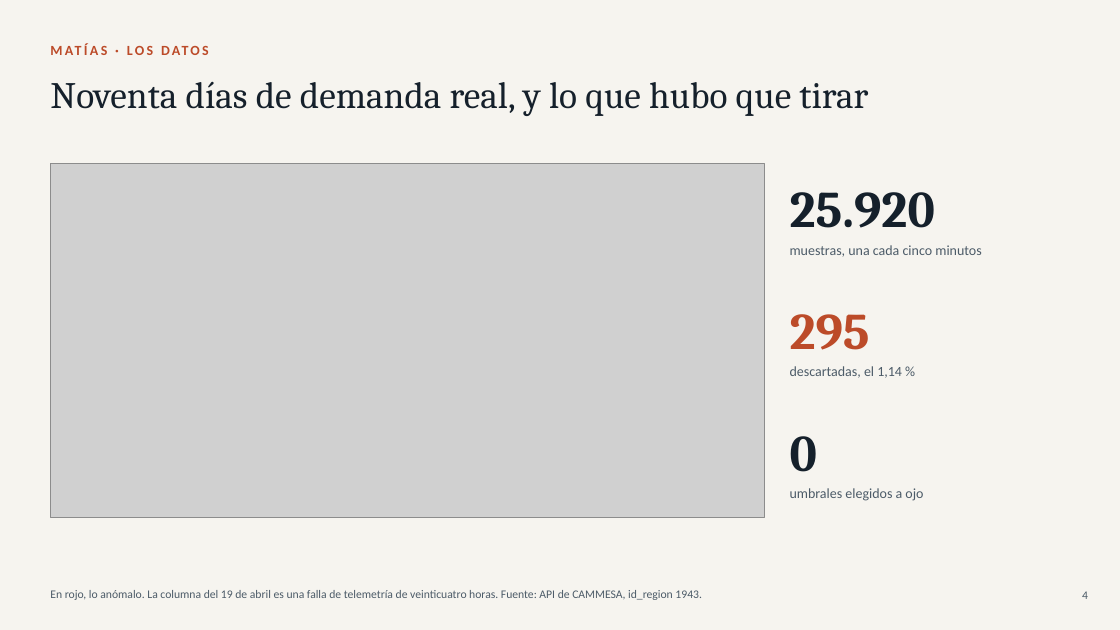
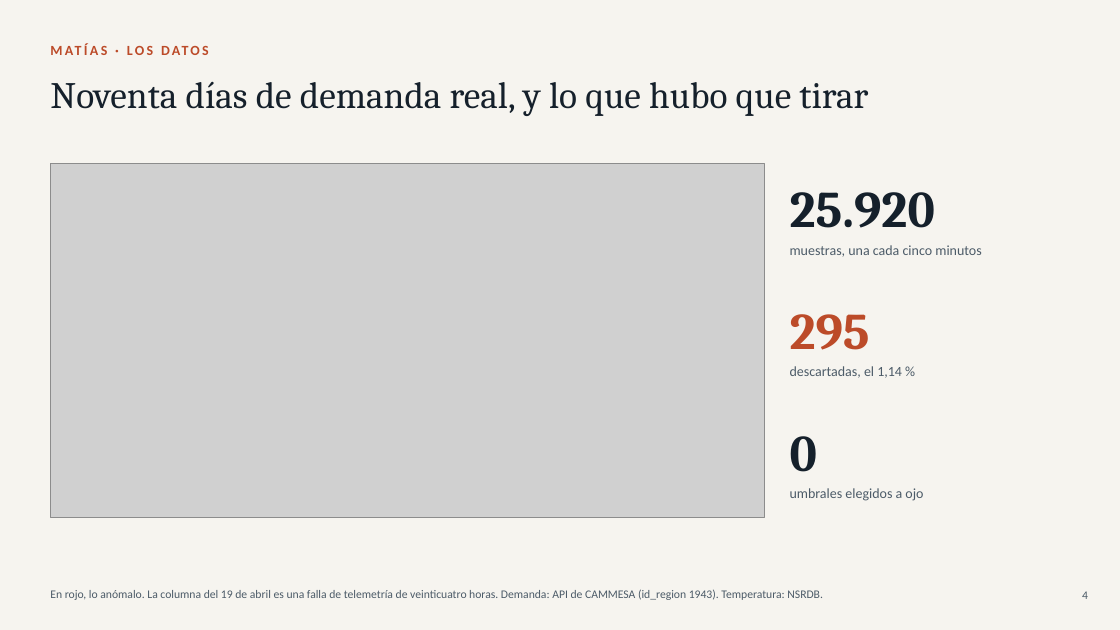
Before and after one commit to MatiasLopezING/Tiempo-Real, a slide deck: slide 4 of TrabajoFinal/presentacion-avance/Apagones-EDELAP-Avance.pptx. Drawn at 1120x630 pixels with LibreOffice and Linux fonts; fonts in the diff are those of the drawing; grey boxes stand for pictures. Boxes give left, top, right and bottom in pixels: in the first picture for what was removed or moved away, otherwise in the second. Text is boxed around its words. In the diff, an @@ line names an element or a change of style, - is before the commit and + after.

```diff
--- a/TrabajoFinal/presentacion-avance/Apagones-EDELAP-Avance.pptx
+++ b/TrabajoFinal/presentacion-avance/Apagones-EDELAP-Avance.pptx
@@ text at <box>50,589,823,600</box>: text changed @@
-En rojo, lo anómalo. La columna del 19 de abril es una falla de telemetría de veinticuatro horas. Fuente: API de CAMMESA, id_region 1943.
+En rojo, lo anómalo. La columna del 19 de abril es una falla de telemetría de veinticuatro horas. Demanda: API de CAMMESA (id_region 1943). Temperatura: NSRDB.
```
Also in this commit, not shown: 7 other files.
